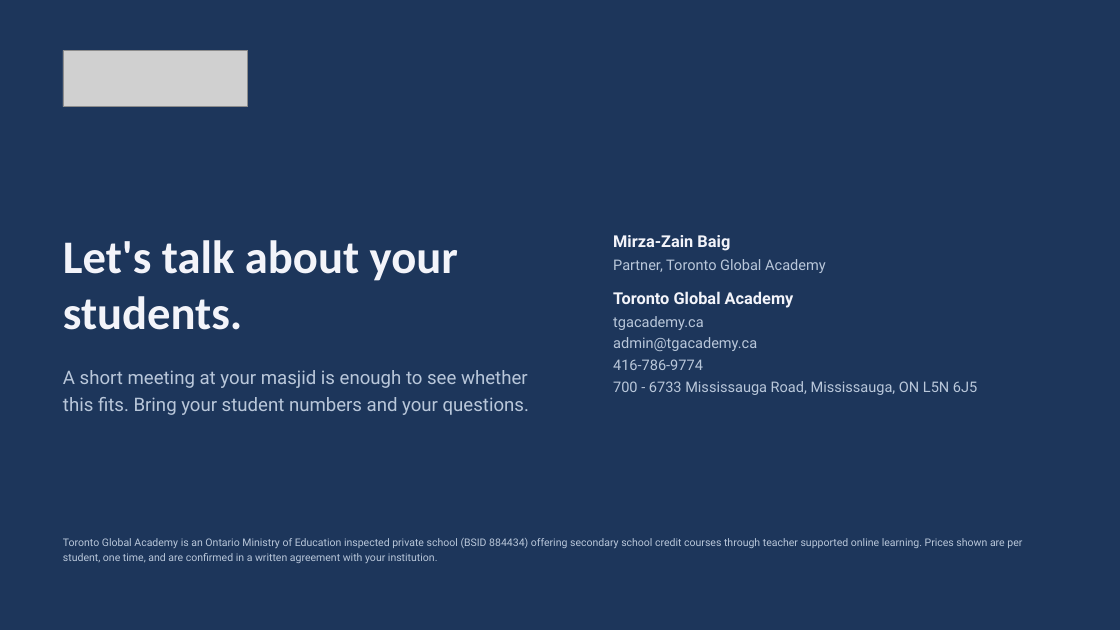
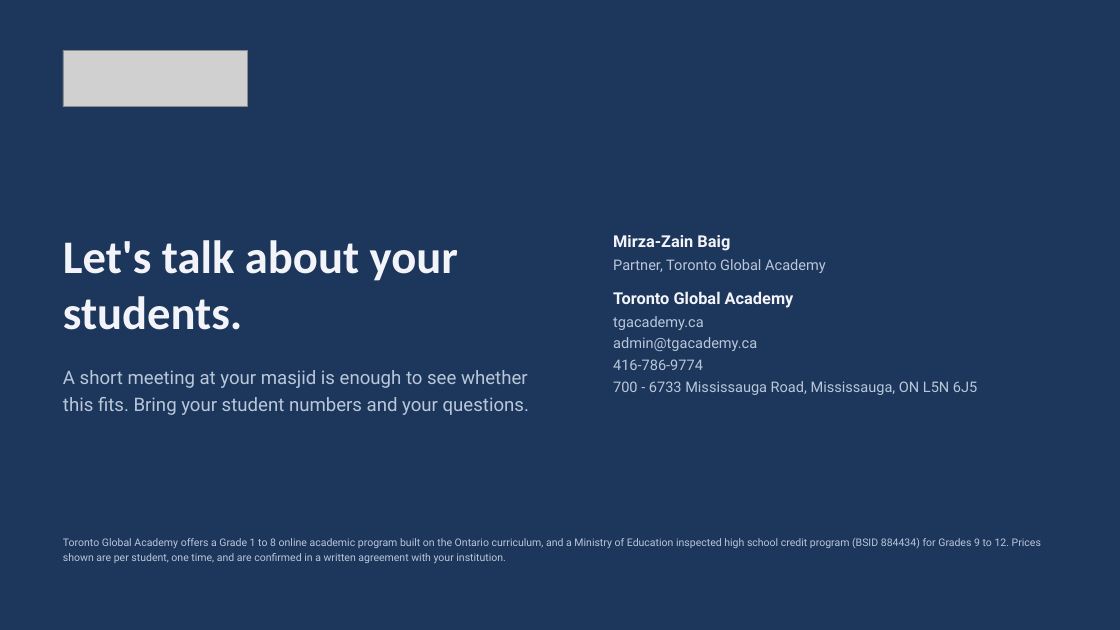
Before and after one commit to Mzbaig9/awesome-notebookLM-prompts-zainbaig, a slide deck: slide 13 of deck/TGA-Partnership-Deck.pptx (slide 12 before the commit). Drawn at 1120x630 pixels with LibreOffice and Linux fonts; fonts in the diff are those of the drawing; grey boxes stand for pictures. Boxes give left, top, right and bottom in pixels: in the first picture for what was removed or moved away, otherwise in the second. Text is boxed around its words. In the diff, an @@ line names an element or a change of style, - is before the commit and + after.

```diff
--- a/deck/TGA-Partnership-Deck.pptx
+++ b/deck/TGA-Partnership-Deck.pptx
@@ text at [63, 538, 1041, 563]: text changed @@
-Toronto Global Academy is an Ontario Ministry of Education inspected private school (BSID 884434) offering secondary school credit courses through teacher supported online learning. Prices shown are per student, one time, and are confirmed in a written agreement with your institution.
+Toronto Global Academy offers a Grade 1 to 8 online academic program built on the Ontario curriculum, and a Ministry of Education inspected high school credit program (BSID 884434) for Grades 9 to 12. Prices shown are per student, one time, and are confirmed in a written agreement with your institution.
```
Also in this commit, not shown: 9 other slides changed, 3 slides added, 2 slides removed, 2 other files.
